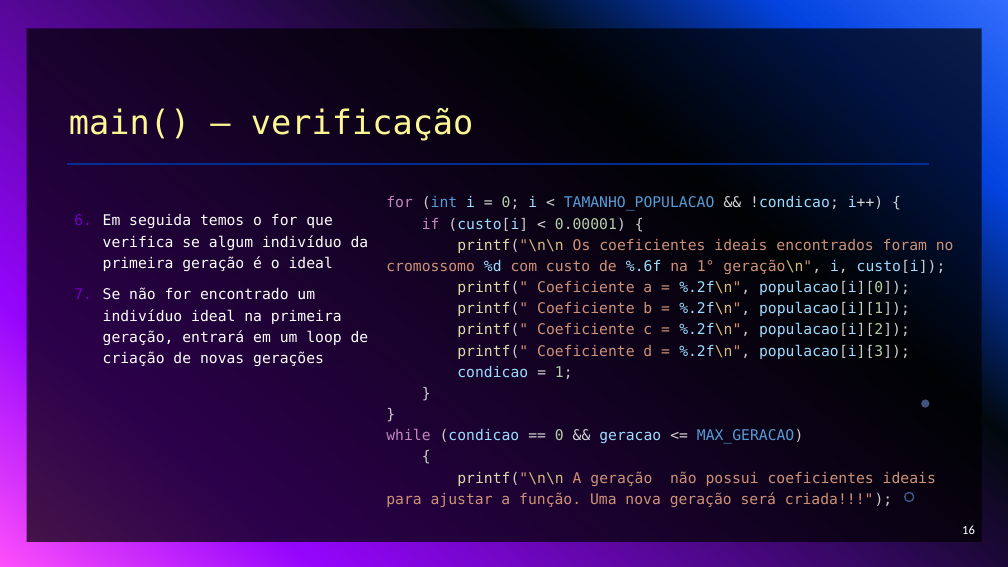
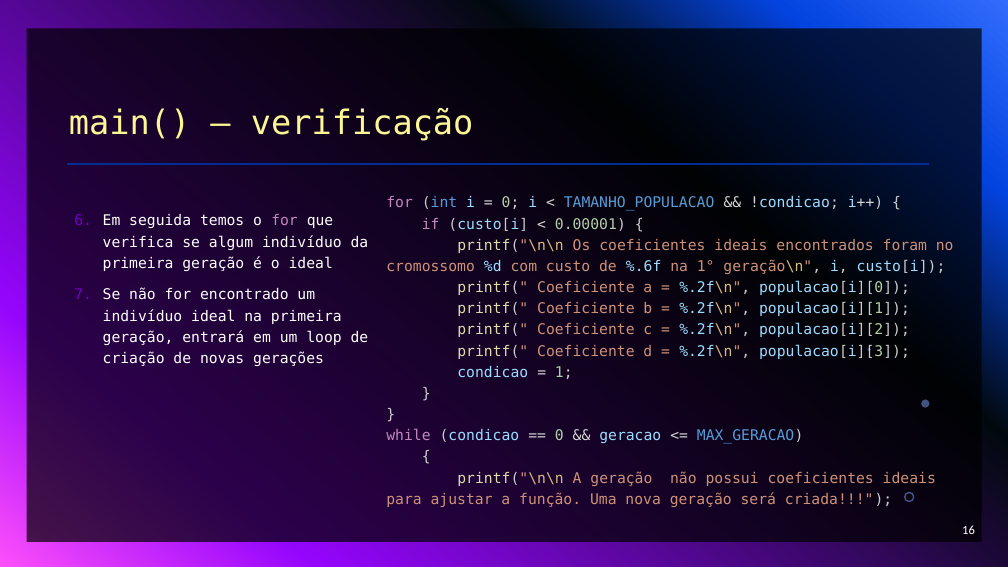
Before and after one commit to dayana-freitas/algoritmogenetico, a slide deck: slide 16 of Projeto Final Algoritmo Genético.pptx. Drawn at 1008x567 pixels with LibreOffice and Linux fonts; fonts in the diff are those of the drawing. Boxes give left, top, right and bottom in pixels: in the first picture for what was removed or moved away, otherwise in the second. Text is boxed around its words. In the diff, an @@ line names an element or a change of style, - is before the commit and + after.

```diff
--- a/Projeto Final Algoritmo Genético.pptx
+++ b/Projeto Final Algoritmo Genético.pptx
@@ text at [103,214,369,271]: text colour #FFFFFF to #C586C0 in "for" @@
```
Also in this commit, not shown: 1 other slide changed.
